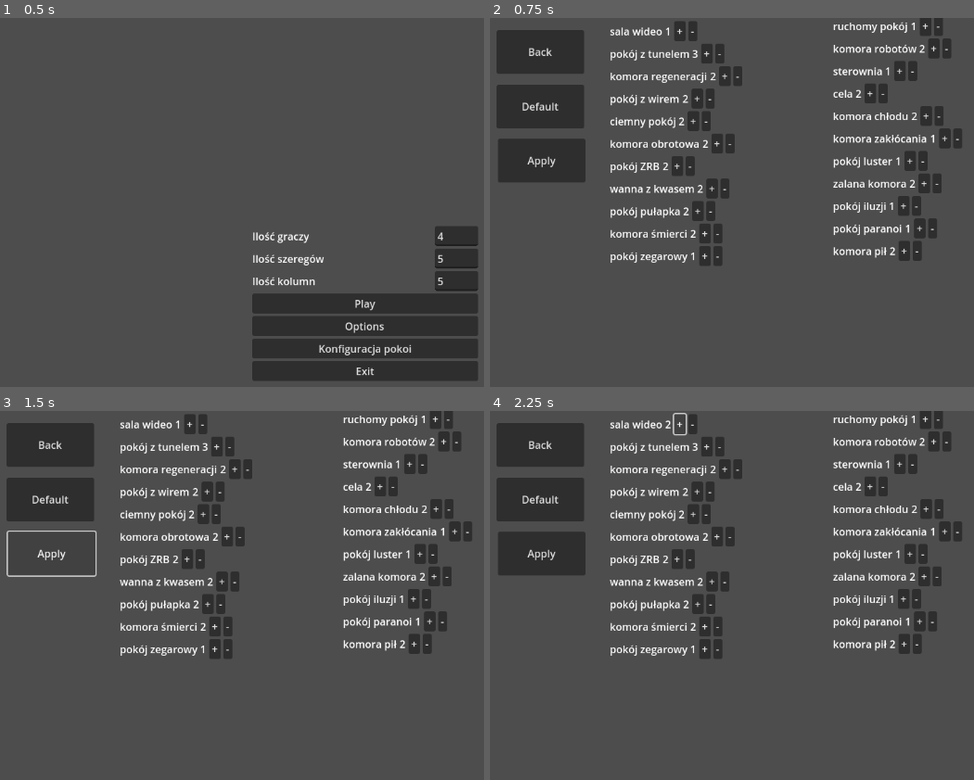
Above: before the commit, frames 1-4 (two rows, left to right).
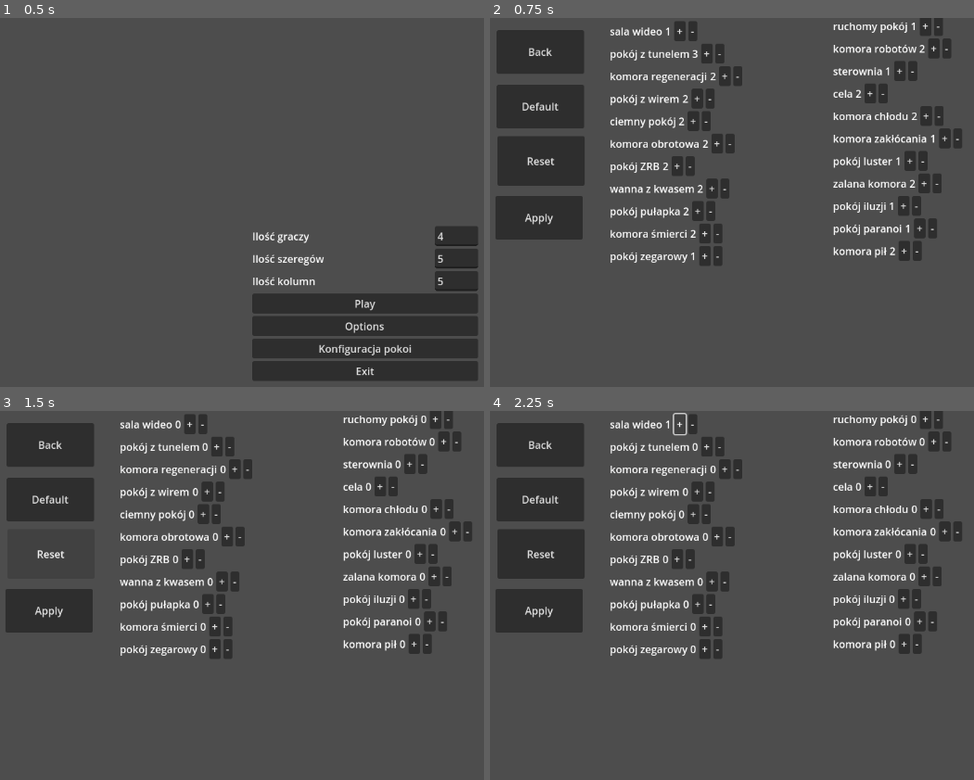
Above: after the commit, the same moments.

Repository: super12pl/strona25
Game: Godot game, scene res://scenes/Menu.tscn
The game is run twice, just before and just after one commit, with the same random seed, the same clock (stepped at 60 frames per second) and the same inputs.
Inputs (mouse positions are in pixels of both pictures, inside the frame that each line leads up to):
- Up to frame 1 (0.5 s): no input
- Up to frame 2 (0.75 s): click "Konfiguracja pokoi" at 0.5 s
- Up to frame 3 (1.5 s): click (53, 554) at 1.25 s, where only the run after the commit has a clickable "Reset"
- Up to frame 4 (2.25 s): click "+" at 2 s

Frame 1 is identical in both runs. In frame 2, 2.4% of the frame differs, in the area x 1-20%, y 32-61%; in frame 3, 2.7%; in frame 4, 2.8%, in the area x 1-93%, y 1-66%.

Commit message:
opcja wyzerowania w wyborze pokoi

Diff:
--- a/code/rooms.gd
+++ b/code/rooms.gd
@@ -65,3 +65,8 @@
 
 func _on_apply_pressed():
 	global.pulaPokoi = rooms
+
+func _on_reset_pressed():
+	rooms = []
+	global.pulaPokoi = []
+	get_tree().reload_current_scene()
--- a/scenes/rooms.tscn
+++ b/scenes/rooms.tscn
@@ -45,13 +45,24 @@
 
 [node name="Apply" type="Button" parent="."]
 layout_mode = 0
-offset_left = 21.0
-offset_top = 188.0
-offset_right = 157.0
-offset_bottom = 256.0
+offset_left = 17.0
+offset_top = 277.0
+offset_right = 153.0
+offset_bottom = 345.0
 text = "Apply
+"
+
+[node name="Reset" type="Button" parent="."]
+offset_left = 20.0
+offset_top = 184.0
+offset_right = 156.0
+offset_bottom = 261.0
+text = "
+Reset
+
 "
 
 [connection signal="pressed" from="Back" to="." method="_on_back_pressed"]
 [connection signal="pressed" from="Default" to="." method="_on_default_pressed"]
 [connection signal="pressed" from="Apply" to="." method="_on_apply_pressed"]
+[connection signal="pressed" from="Reset" to="." method="_on_reset_pressed"]
